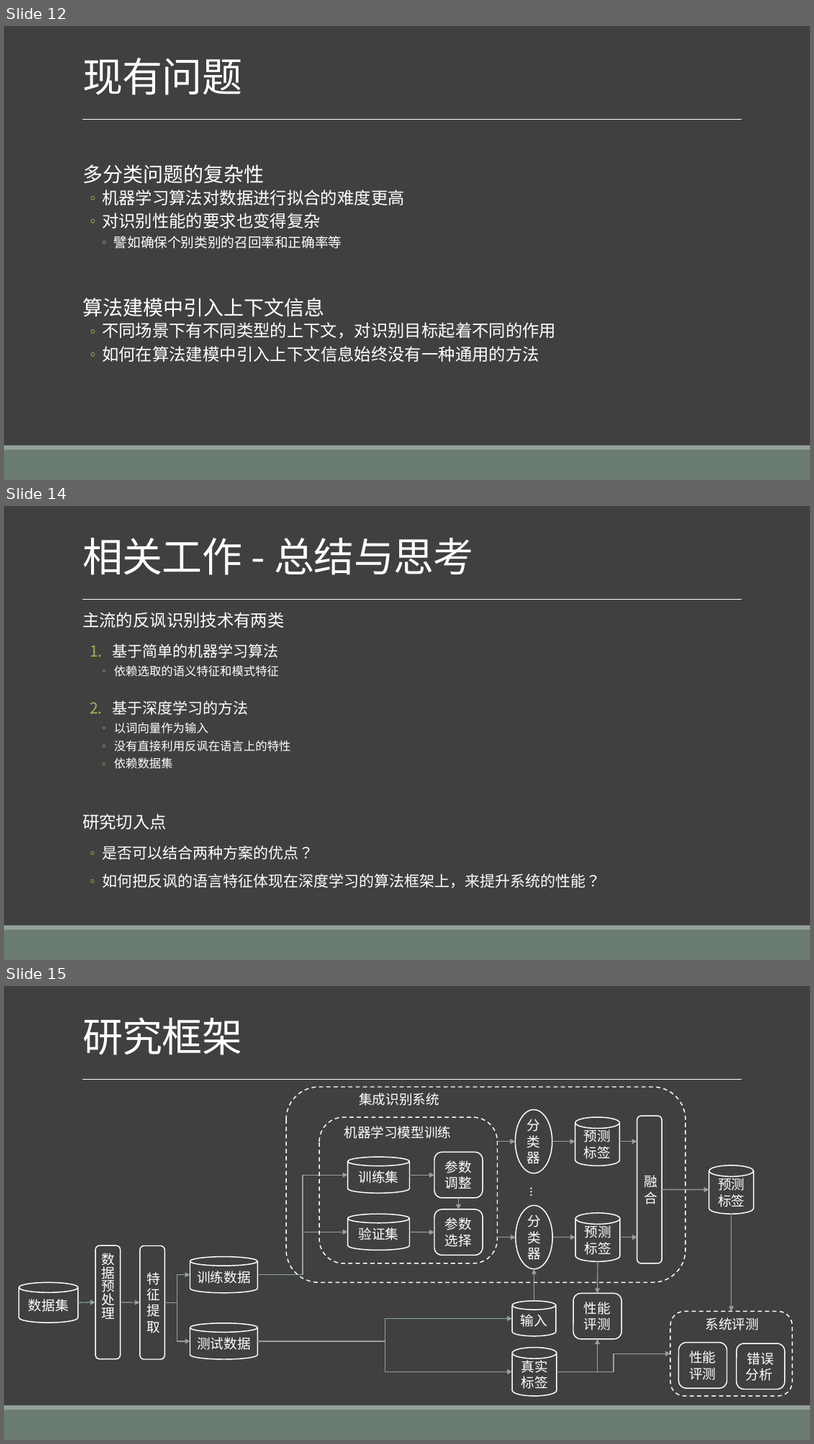
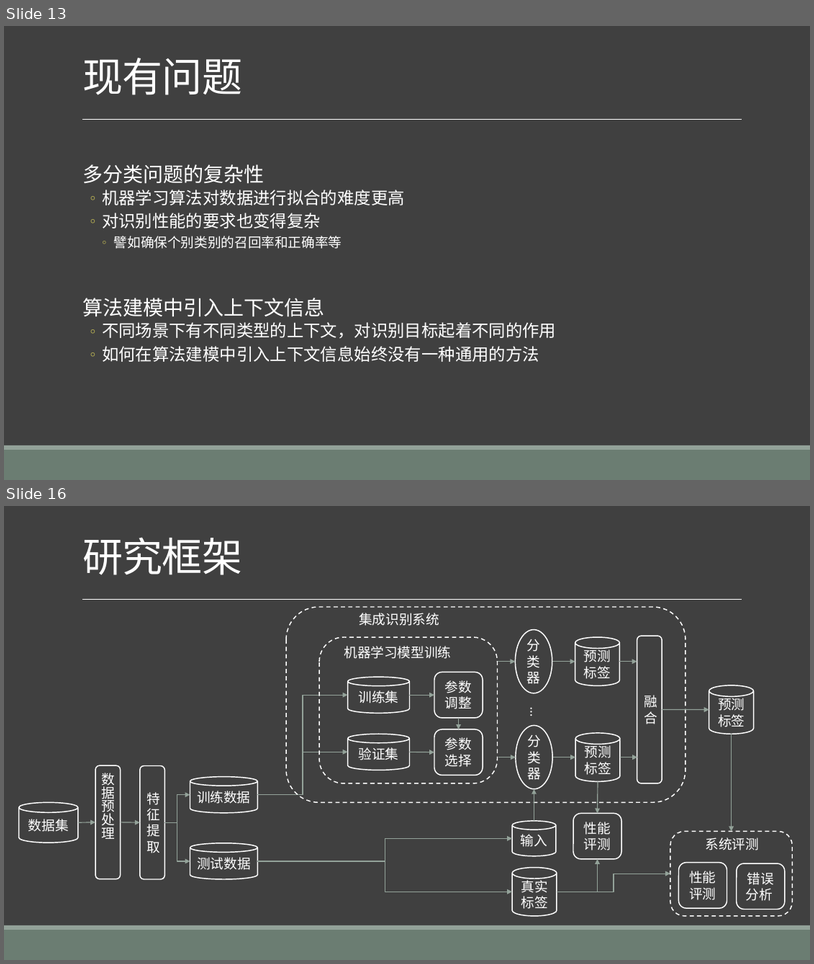
Before and after one commit to liangxh/grad2019, a slide deck: 计研163_梁锡豪_2016211014.pptx. Shown one above the other, each under a label of ours: slides 12, 14 and 15 before the commit, slides 13 and 16 after it; the slides between them are not shown. The pictures are 814x1444 and 814x964 pixels, drawn with LibreOffice and Linux fonts; fonts in the diff are those of the drawing. Boxes give left, top, right and bottom in pixels: in the first picture for what was removed or moved away, otherwise in the second. Text is boxed around its words. In the diff, an @@ line names an element or a change of style, - is before the commit and + after.

```diff
--- a/计研163_梁锡豪_2016211014.pptx
+++ b/计研163_梁锡豪_2016211014.pptx
@@ slide 14 removed at [4,506,810,960], background #404040; not listed: 3 template elements that a slide beside it also shows @@
@@ title removed at [82,538,474,575] @@
-相关工作 - 总结与思考
@@ text removed at [82,612,601,888] @@
-  主流的反讽识别技术有两类
-  1. 基于简单的机器学习算法
-    ◦ 依赖选取的语义特征和模式特征
-  2. 基于深度学习的方法
-    ◦ 以词向量作为输入
-    ◦ 没有直接利用反讽在语言上的特性
-    ◦ 依赖数据集
-  研究切入点
-  ◦ 是否可以结合两种方案的优点？
-  ◦ 如何把反讽的语言特征体现在深度学习的算法框架上，来提升系统的性能？
@@ what was slide 12 is now slide 13 @@
@@ what was slide 15 is now slide 16 @@
```
Also in this commit, not shown: 8 slides changed, 2 slides added.
